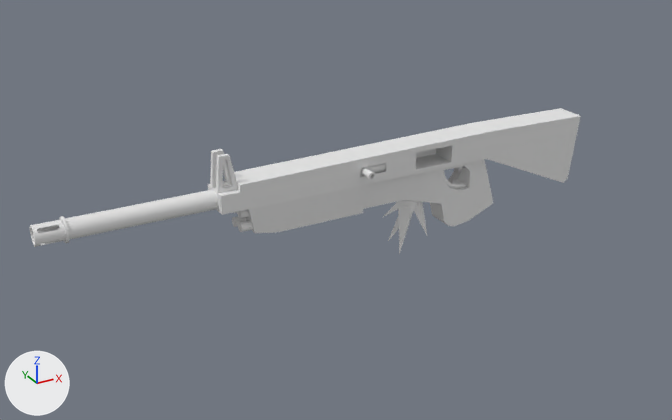
What one commit did to the FBX model Darkwave/rifle.fbx.
One viewpoint serves both versions: a 50 mm lens placed at (-28.3, -32.2, 18.5), pointed at (-9.9, 1.2, 1.8). The axes (+X, +Y, +Z) are drawn at lower left. The lights are the same throughout. Where no turn or scale is listed for an object, it has been applied to the vertices. Vertices at the same position are counted once.

Objects in the first picture: 'Body', 'Crystal', 'Crystal.001', 'Crystal.002', 'Crystal.004'.
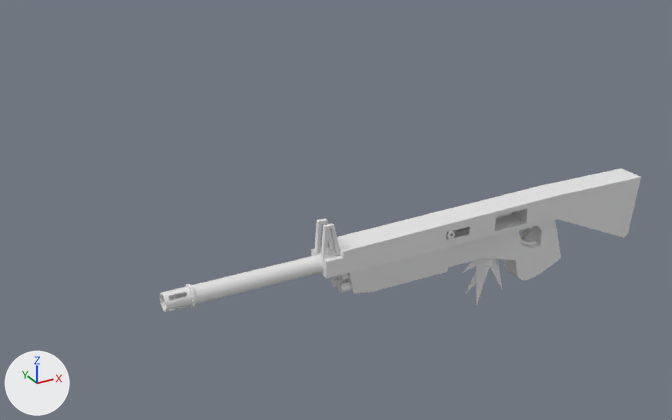
Commit message: Realigned rifle model for real

Where the newer file only moved an object's origin or applied its transform, the numbers keep the older frame.

Boxes [x1, y1, x2, y2] around the edits, measured in the pictures (672 x 420 px):
'Body', moved, turned
    before: [30, 108, 581, 247]
    after: [160, 168, 641, 312]
'Crystal.004', moved, turned
    before: [414, 201, 427, 235]
    after: [462, 258, 502, 304]
'Crystal', deleted
    before: [398, 206, 413, 254]
'Crystal.002', deleted
    before: [388, 201, 417, 241]
'Crystal.001', deleted
    before: [382, 200, 411, 218]

Edits to the bpy script that builds the scene:
```text
Change me_mesh_001:
    where me_mesh_001.from_pydata(...)  # 596 vertices, 671 faces; spans x -6.9..18.5, y -0.7..0.7, z -3.5..1.9
    used by ob_body; location = (-4.64, 0.0, 4.0); rotation_euler = (0.0, 0.0, -3.142), in degrees (0, 0, -180)
    me_mesh_001 part 1: the whole mesh is turned -90 degrees about the x axis through the mesh origin
Remove ob_crystal_002:
    ob_crystal_002 = bpy.data.objects.new('Crystal.002', me_crystal)
    ob_crystal_002.location = (-6.87, 0.0, 1.69)
    ob_crystal_002.rotation_euler = (-0.24, -0.425, -3.041)  # degrees (-14, -24, -174)
    ob_crystal_002.scale = (2.1, 2.1, 2.1)
Remove ob_crystal:
    ob_crystal = bpy.data.objects.new('Crystal', me_crystal)
    ob_crystal.location = (-6.98, 0.0, 1.54)
    ob_crystal.rotation_euler = (0.201, -0.257, 3.09)  # degrees (12, -15, 177)
    ob_crystal.scale = (2.18, 2.18, 2.18)
Change ob_body:
    ob_body.location: (-4.64, 0.0, 4.0) -> (0.0, 0.0, 0.0)
    ob_body.rotation_euler: (0.0, 0.0, -3.142) -> (1.571, 0.0, -3.142)  # degrees (0, 0, -180) -> degrees (90, 0, -180)
Remove ob_crystal_001:
    ob_crystal_001 = bpy.data.objects.new('Crystal.001', me_crystal)
    ob_crystal_001.location = (-6.92, 0.0, 2.18)
    ob_crystal_001.rotation_euler = (-0.448, -0.91, -2.779)  # degrees (-26, -52, -159)
    ob_crystal_001.scale = (1.59, 1.59, 1.59)
Change ob_crystal_004:
    add ob_crystal_004.parent = ob_body
    ob_crystal_004.location: (-6.356, 0.0, 1.745) -> (1.717, -2.255, 0.0369)
    ob_crystal_004.rotation_euler: (0.49, 0.077, -3.101) -> (0.487, 0.0409, -0.0771)  # degrees (28, 4.4, -178) -> degrees (28, 2.3, -4.4)
```
